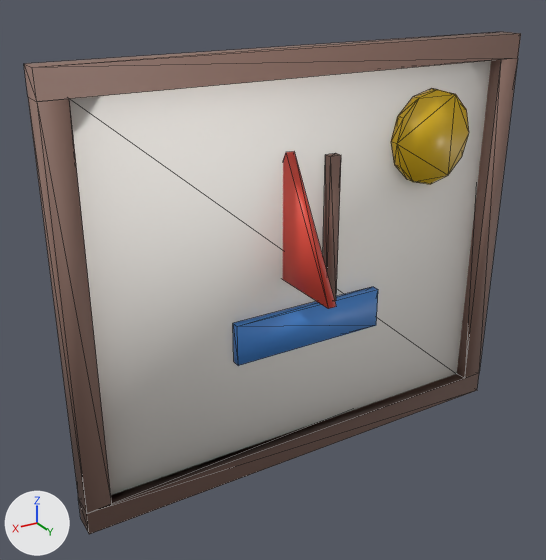
Renders of the glTF model assets/models/props/cuadro_infantil.glb from each side of a commit.
Both versions are drawn from a 50 mm camera at (0.708, 1.072, 0.822) aimed at (0.115, 0.084, 0.328). The lights are fixed; the arrows at lower left show +X, +Y and +Z. The first picture is the older version. Mesh edges are drawn as thin lines. Vertices at exactly the same position are counted once.

In view in the first picture: 'cuadro_infantil'.
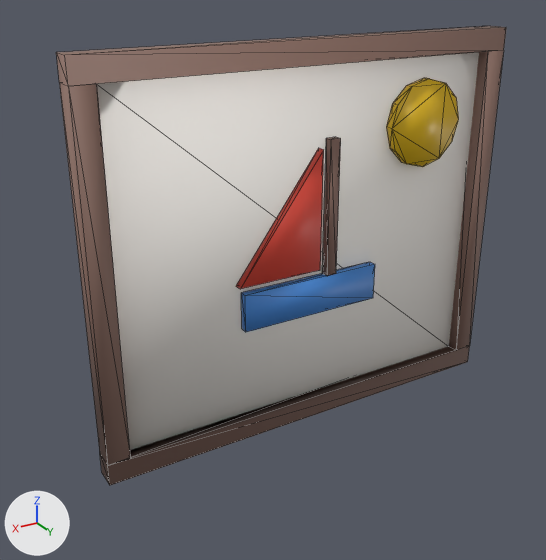
Pixel boxes [x1, y1, x2, y2] of what changed, in the pictures (546 x 560 px; the box of a moved part takes in the faces that stretch with it):
'cuadro_infantil', reshaped (9% narrower, 9% shorter)
    before: [24, 32, 521, 534]
    after: [56, 26, 506, 485]
part 1 of me_cubo_004, moved or reshaped
    before: [69, 60, 491, 495]
    after: [97, 52, 479, 450]
part 2 of me_cubo_004, moved or reshaped
    before: [24, 32, 521, 534]
    after: [56, 26, 506, 485]
part 3 of me_cubo_004, moved or reshaped
    before: [323, 153, 341, 301]
    after: [322, 137, 341, 276]
part 4 of me_cubo_004, moved or reshaped
    before: [233, 287, 378, 366]
    after: [241, 262, 375, 332]
part 5 of me_cubo_004, moved or reshaped
    before: [391, 88, 469, 184]
    after: [386, 78, 459, 167]
part 6 of me_cubo_004, moved or reshaped
    before: [283, 151, 328, 308]
    after: [236, 150, 324, 289]

What the commit changed:
me_cubo_004 is used by ob_cuadro_infantil; location (0.0, 0.0, 0.0).
me_cubo_004 had 78 vertices, 136 faces and spanned x -0.342..0.478, y 0.0..0.242, z 0.0..0.7.
me_cubo_004 now has 78 vertices, 136 faces and spans x -0.41..0.41, y 0.0..0.04, z 0.0..0.7.
me_cubo_004 part 1: the loose piece of 8 vertices spanning x -0.312..0.448, y 0.099..0.114, z 0.03..0.67 is scaled about its middle by (1, 1.17, 1), then moved by (-0.068, -0.097, 0.0).
me_cubo_004 part 2: the loose piece of 24 vertices spanning x -0.342..0.478, y 0.096..0.136, z 0.0..0.7 is moved by (-0.068, -0.096, 0.0).
me_cubo_004 part 3: the loose piece of 8 vertices spanning x 0.018..0.038, y 0.114..0.129, z 0.285..0.535 is moved by (-0.068, -0.096, 0.0).
me_cubo_004 part 4: the loose piece of 8 vertices spanning x -0.072..0.208, y 0.114..0.129, z 0.215..0.285 is moved by (-0.068, -0.096, 0.0).
me_cubo_004 part 5: the loose piece of 24 vertices spanning x -0.252..-0.092, y 0.114..0.129, z 0.46..0.62 is moved by (-0.068, -0.096, 0.0).
Part 6, on me_cubo_004:
Vertex 48 of me_cubo_004 moves from (0.1, 0.121, 0.55) at pixel (294, 151) to (-0.015, 0.018, 0.3).
Vertex 49 of me_cubo_004 moves from (0.115, 0.121, 0.55) at pixel (285, 152) to (-0.015, 0.018, 0.52) at pixel (318, 147).
Vertex 50 of me_cubo_004 moves from (0.1, 0.242, 0.34) at pixel (336, 306) to (0.15, 0.018, 0.3) at pixel (235, 286).
Vertex 51 of me_cubo_004 moves from (0.115, 0.242, 0.34) at pixel (328, 308) to (-0.015, 0.032, 0.3) at pixel (320, 270).
Vertex 52 of me_cubo_004 moves from (0.1, 0.0, 0.34) to (-0.015, 0.032, 0.52) at pixel (323, 149).
Vertex 53 of me_cubo_004 moves from (0.115, 0.0, 0.34) to (0.15, 0.032, 0.3) at pixel (240, 289).
